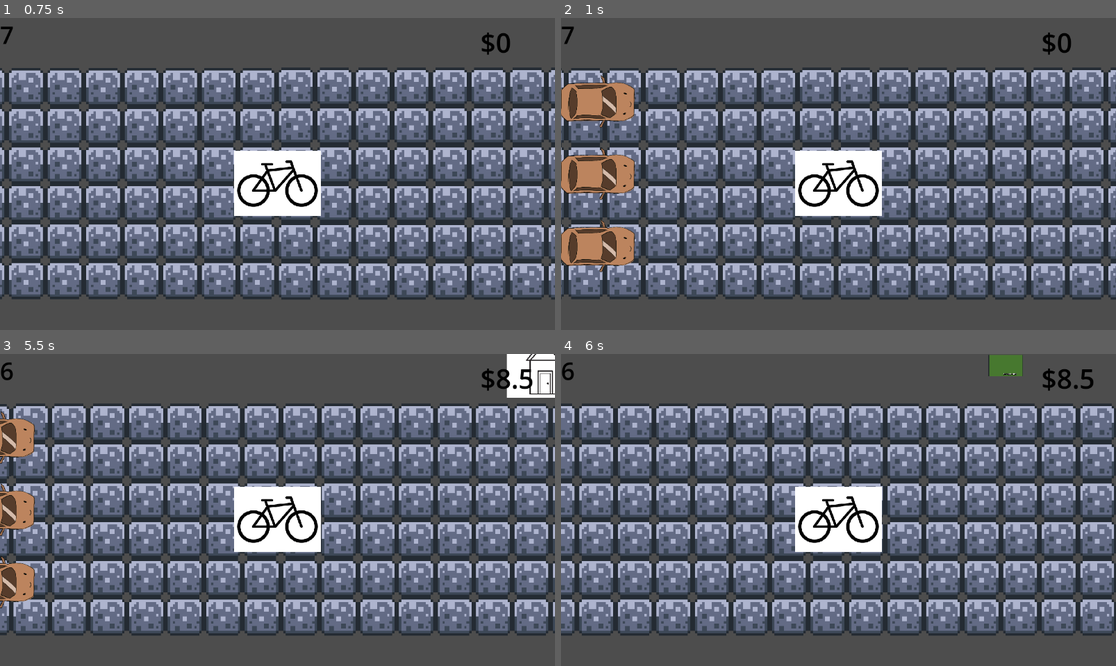
Above: before the commit, frames 1-4 (two rows, left to right).
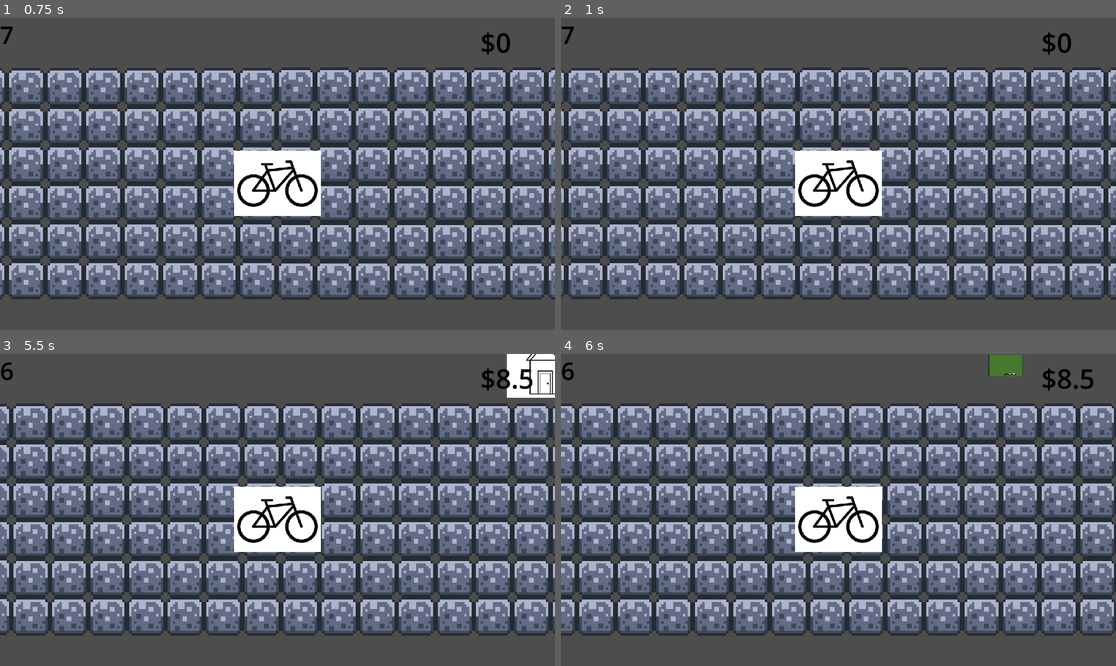
Above: after the commit, the same moments.

Repository: andreaTheCoder/brackeysgamejam
Game: Godot game, scene res://scenes/game.tscn
Two runs of this game, one before a commit and one after it. Both use one fixed random seed, a clock stepped at 60 frames per second and the inputs below.
Inputs:
- Up to frame 1 (0.75 s): tap Enter at 0.5 s; hold Right (forward) from 0.53 s (still down); hold Space (button) from 0.53 s (still down)
- Up to frame 2 (1 s): keep holding Right (forward); keep holding Space (button)
- Up to frame 3 (5.5 s): release Right (forward) at 1.28 s; release Space (button) at 1.28 s; hold Left (backward) 1.28-2.03 s; tap Shift (deliver) at 1.35, 2.85, 5.1 s; hold Space (button) 2.03-2.78 s; hold Right (forward) 2.03-3.5 s; click "Next Delivery!" at 3.5 s; tap R (reset) at 4.25 s; hold Space (button) 4.28-5.03 s; hold Left (backward) from 4.28 s (still down)
- Up to frame 4 (6 s): keep holding Left (backward); hold Space (button) from 5.78 s (still down)

Frame 1 is identical in both runs. In frame 2, 4.8% of the frame differs, in the area x 0-14%, y 18-82%; in frame 3, 2.3%; in frame 4, nothing differs.

Commit message:
Fixed minor bugs and made my ocd happy

Diff:
--- a/scenes/game.tscn
+++ b/scenes/game.tscn
@@ -51,13 +51,13 @@
 zoom = Vector2(10, 10)
 
 [node name="Spawner" parent="Bike" instance=ExtResource("2_iywne")]
-position = Vector2(-89, 0)
+position = Vector2(-60, 0)
 
 [node name="Spawner2" parent="Bike" instance=ExtResource("2_iywne")]
-position = Vector2(-89, -15)
+position = Vector2(-60, -16)
 
 [node name="Spawner3" parent="Bike" instance=ExtResource("2_iywne")]
-position = Vector2(-89, 15)
+position = Vector2(-60, 16)
 
 [node name="Game Manager" type="Node" parent="."]
 script = ExtResource("2_yqjtg")
--- a/scripts/spawner.gd
+++ b/scripts/spawner.gd
@@ -7,11 +7,12 @@
 
 # Set possible min/max wait times for cars to spawn
 const minSpawnTime: float = 1
-const maxSpawnTime: float = 5
-const STARTING_BEHIND_X = 50 # x that the car spawns behind the player
+const maxSpawnTime: float = 11
+const STARTING_BEHIND_X = 100 # x that the car spawns behind the player
 
 
 func _ready() -> void:
+	spawn_timer.wait_time = randf_range(minSpawnTime, maxSpawnTime)
 	spawn_timer.start()
 
 # Instaniates car at spawner node
